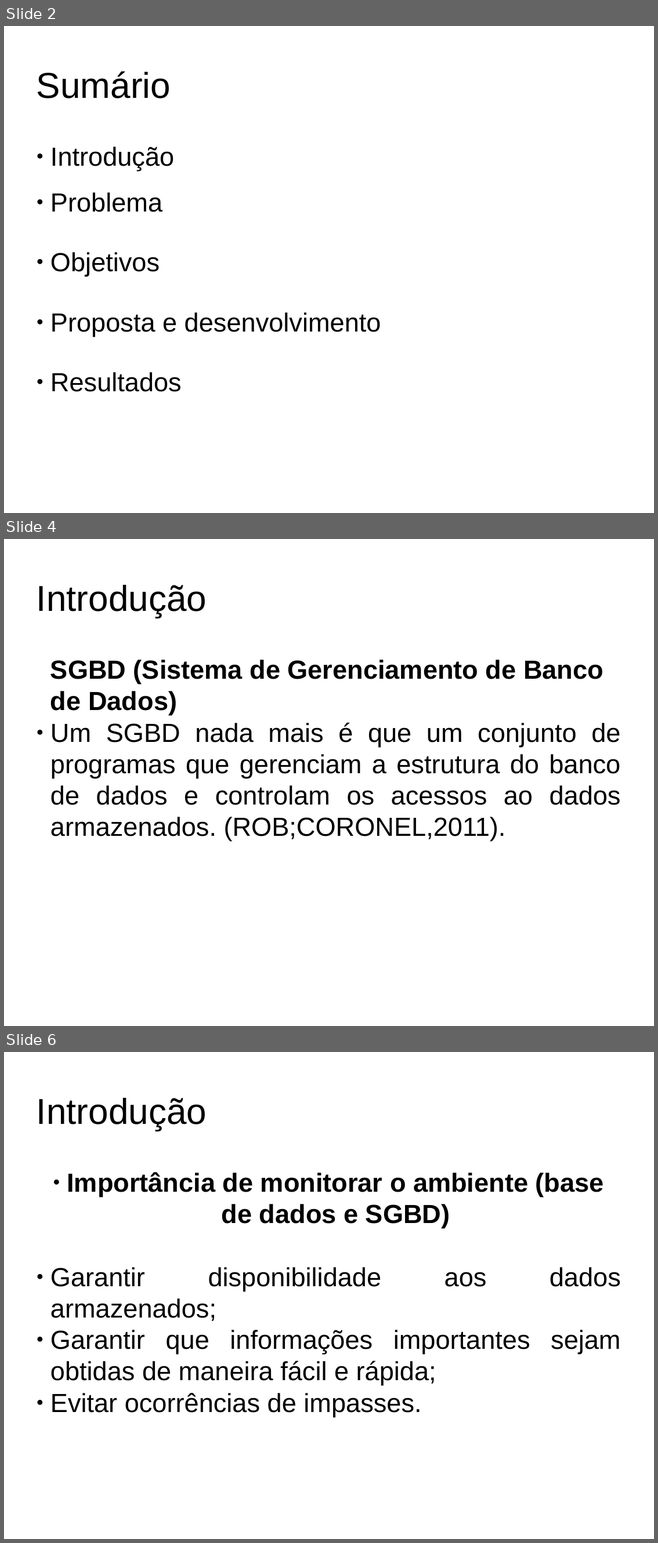
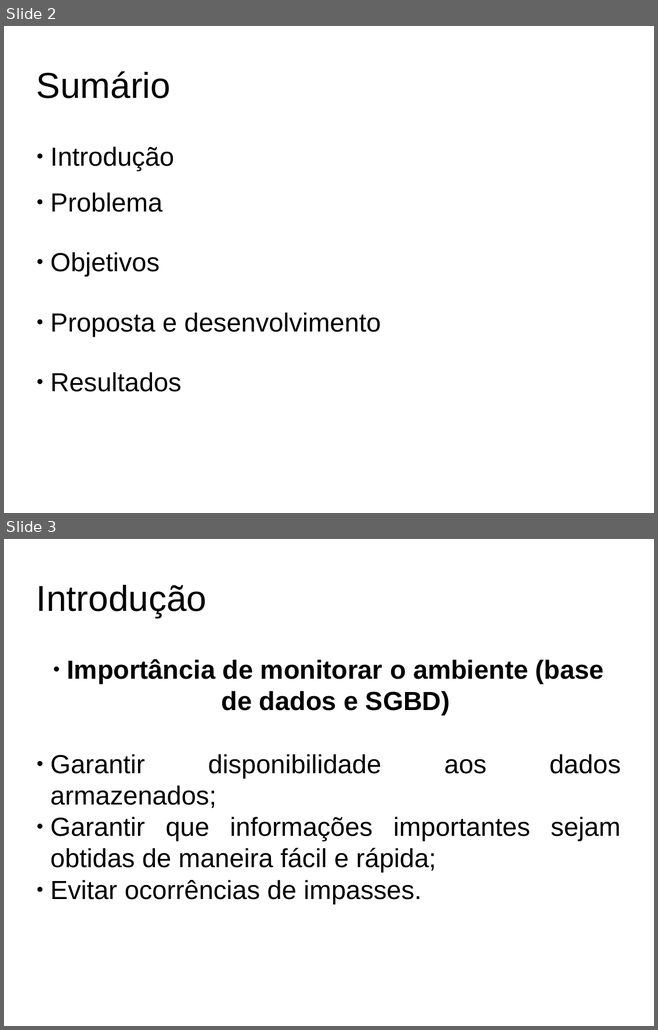
Before and after one commit to ftomasini/smdb, a slide deck: Documentos/FTOMASINI/SLIDES/slides.odp. Shown one above the other, each under a label of ours: slides 2, 4 and 6 before the commit, slides 2 and 3 after it; the slides between them are not shown. The pictures are 658x1543 and 658x1030 pixels, drawn with LibreOffice and Linux fonts; fonts in the diff are those of the drawing; background and template pictures are left out. Boxes give left, top, right and bottom in pixels: in the first picture for what was removed or moved away, otherwise in the second. Text is boxed around its words. In the diff, an @@ line names an element or a change of style, - is before the commit and + after.

```diff
--- a/Documentos/FTOMASINI/SLIDES/slides.odp
+++ b/Documentos/FTOMASINI/SLIDES/slides.odp
@@ slide 4 removed at box(4, 539, 654, 1026), background picture (left out) @@
@@ title removed at box(36, 585, 206, 617) @@
-Introdução
@@ subtitle removed at box(50, 660, 621, 841) @@
-SGBD (Sistema de Gerenciamento de Banco de Dados)
-● Um SGBD nada mais é que um conjunto de programas que gerenciam a estrutura do banco de dados e controlam os acessos ao dados armazenados. (ROB;CORONEL,2011).
@@ what was slide 6 is now slide 3 @@
```
Also in this commit, not shown: 4 slides changed, 11 other slides removed, 2 other files.
